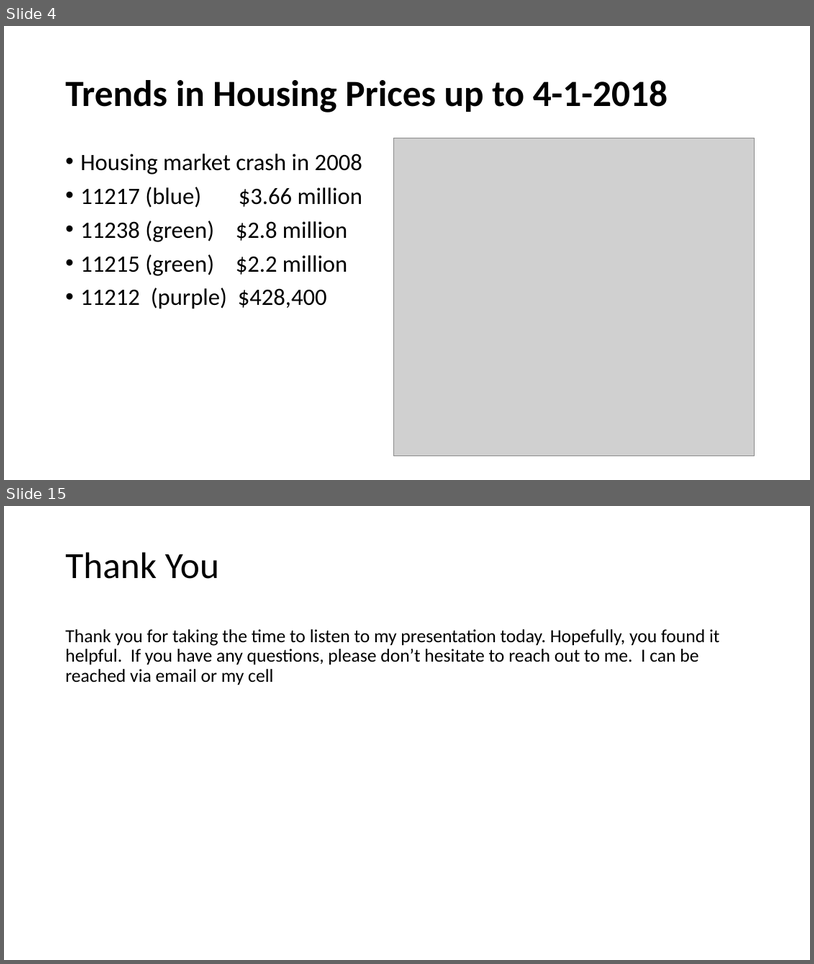
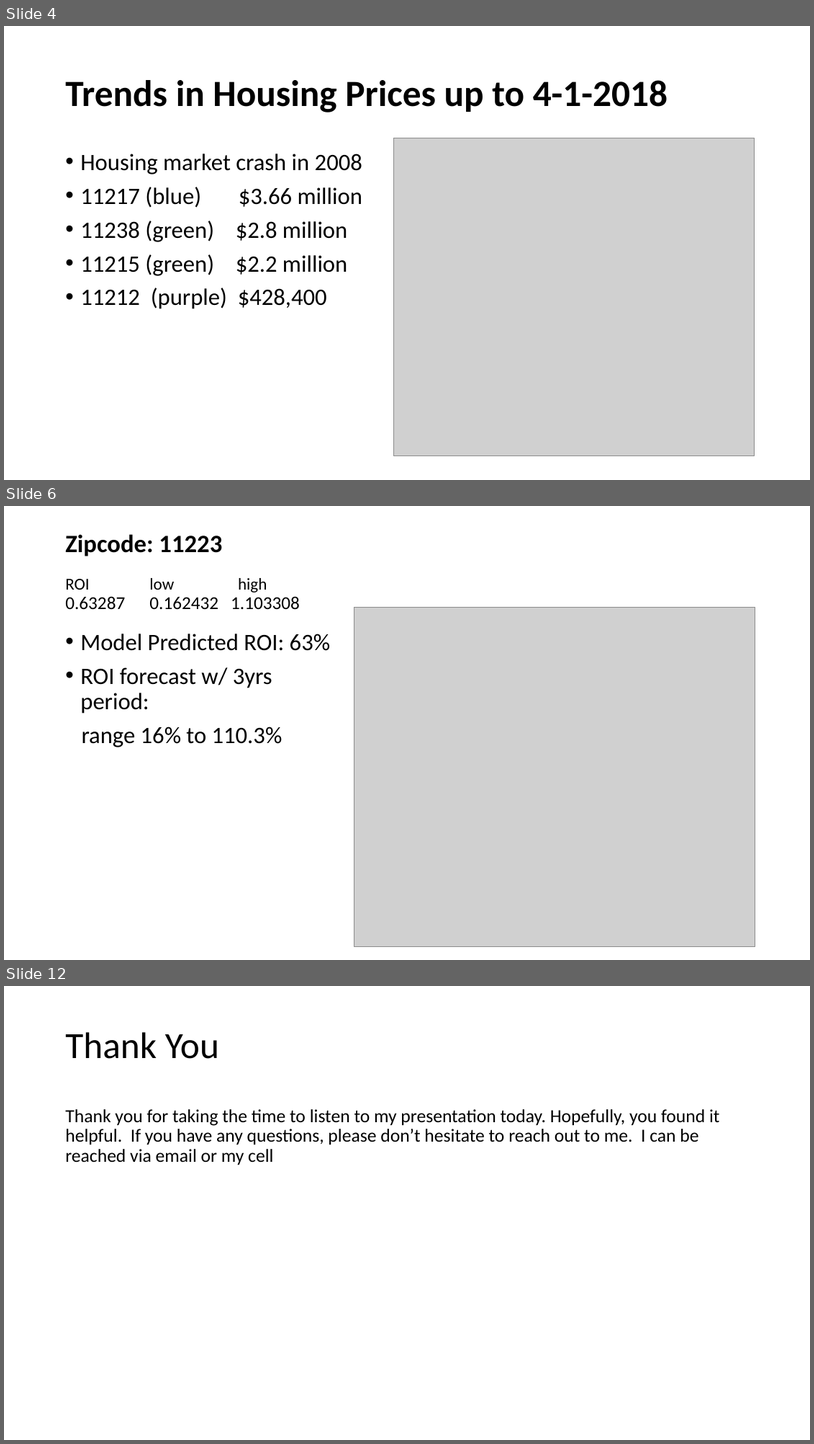
Before and after one commit to davidrtorres/Model-4-Brooklyn-Real-Estate-Investment, a slide deck: zillow_ts.pptx. Shown one above the other, each under a label of ours: slides 4 and 15 before the commit, slides 4, 6 and 12 after it; the slides between them are not shown. The pictures are 814x964 and 814x1444 pixels, drawn with LibreOffice and Linux fonts; fonts in the diff are those of the drawing; grey boxes stand for pictures. Boxes give left, top, right and bottom in pixels: in the first picture for what was removed or moved away, otherwise in the second. Text is boxed around its words. In the diff, an @@ line names an element or a change of style, - is before the commit and + after.

```diff
--- a/zillow_ts.pptx
+++ b/zillow_ts.pptx
@@ slide 6 added at (4, 506, 810, 960), background #FFFFFF @@
@@ title added at (65, 534, 300, 610), 21.6 pt, text #000000 @@
+Zipcode: 11223
+ROI low high
+0.63287 0.162432 1.103308
@@ picture added at (354, 607, 756, 947) @@
@@ text added at (80, 633, 330, 747), 28 pt, text #000000 @@
+• Model Predicted ROI: 63%
+• ROI forecast w/ 3yrs period:
+range 16% to 110.3%
@@ what was slide 15 is now slide 12 @@
```
Also in this commit, not shown: 3 slides changed, 3 other slides added, 7 slides removed, 2 other files.
